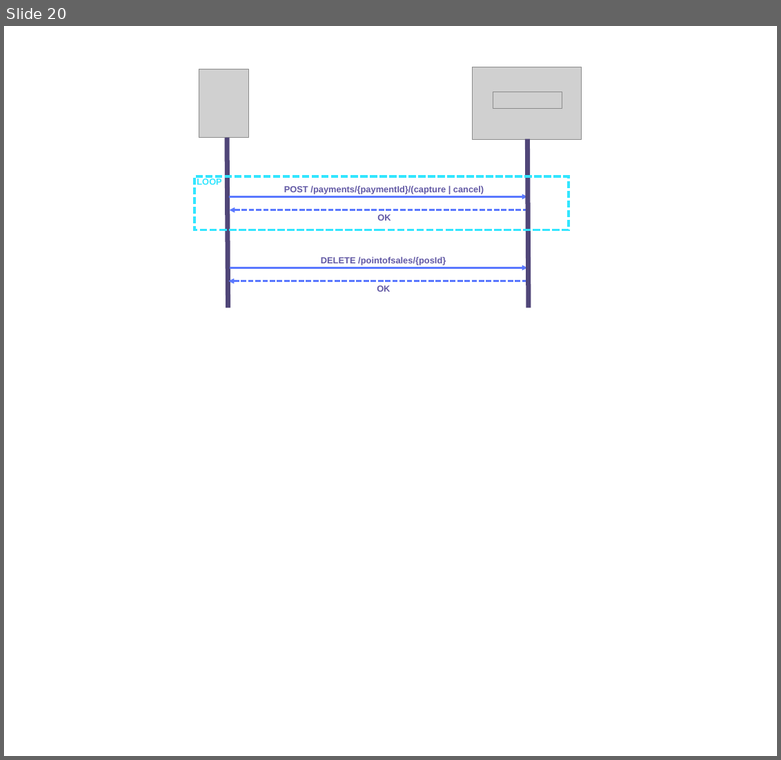
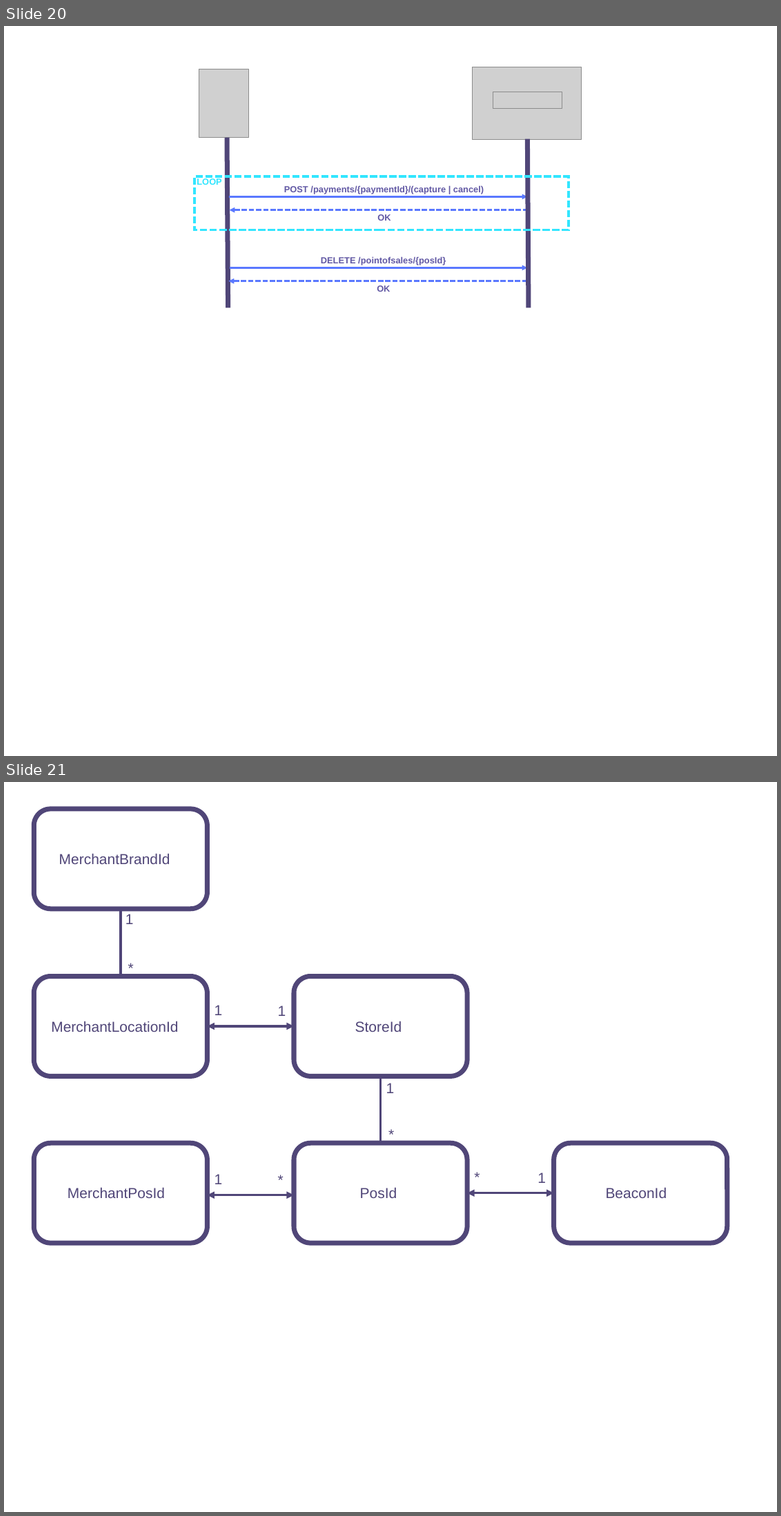
Before and after one commit to mcthuesen/MobilePay-PoS-v10, a slide deck: docs/assets/TitaniumFlows.pptx. Shown one above the other, each under a label of ours: slide 20 before the commit, slides 20 and 21 after it. The pictures are 781x760 and 781x1516 pixels, drawn with LibreOffice and Linux fonts; fonts in the diff are those of the drawing; grey boxes stand for pictures. Boxes give left, top, right and bottom in pixels: in the first picture for what was removed or moved away, otherwise in the second. Text is boxed around its words. In the diff, an @@ line names an element or a change of style, - is before the commit and + after.

```diff
--- a/docs/assets/TitaniumFlows.pptx
+++ b/docs/assets/TitaniumFlows.pptx
@@ slide 21 added at (4,782,777,1512), background #FFFFFF @@
@@ rounded rectangle added at (34,809,208,909), fill #FFFFFF, outline #504678 6 pt @@
@@ text added at (59,853,170,864), 18 pt, text #504678 @@
+MerchantBrandId
@@ line added from (121, 909) to (121, 976), #504678 3 pt @@
@@ text added at (125,914,134,924), 18 pt, text #504678 @@
+1
@@ text added at (128,959,134,976), 18 pt, text #504678 @@
+*
@@ rounded rectangle added at (34,976,208,1077), fill #FFFFFF, outline #504678 6 pt @@
@@ rounded rectangle added at (294,976,467,1077), fill #FFFFFF, outline #504678 6 pt @@
@@ text added at (214,1005,223,1015), 18 pt, text #504678 @@
+1
@@ text added at (278,1006,286,1016), 18 pt, text #504678 @@
+1
@@ text added at (51,1021,178,1032), 18 pt, text #504678 @@
+MerchantLocationId
@@ double arrow added from (208, 1027) to (294, 1027), #504678 3 pt @@
@@ text added at (355,1021,402,1032), 18 pt, text #504678 @@
+StoreId
@@ line added from (380, 1077) to (380, 1143), #504678 3 pt @@
@@ text added at (386,1083,395,1093), 18 pt, text #504678 @@
+1
@@ text added at (388,1126,395,1143), 18 pt, text #504678 @@
+*
@@ rounded rectangle added at (34,1143,208,1244), fill #FFFFFF, outline #504678 6 pt @@
@@ rounded rectangle added at (294,1143,467,1244), fill #FFFFFF, outline #504678 6 pt @@
@@ rounded rectangle added at (554,1143,727,1244), fill #FFFFFF, outline #504678 6 pt @@
@@ text added at (214,1174,223,1184), 18 pt, text #504678 @@
+1
@@ text added at (278,1171,284,1188), 18 pt, text #504678 @@
+*
@@ text added at (474,1168,481,1186), 18 pt, text #504678 @@
+*
@@ text added at (537,1173,546,1183), 18 pt, text #504678 @@
+1
@@ text added at (67,1187,165,1198), 18 pt, text #504678 @@
+MerchantPosId
@@ double arrow added from (208, 1195) to (294, 1195), #504678 3 pt @@
@@ text added at (360,1187,397,1198), 18 pt, text #504678 @@
+PosId
@@ double arrow added from (467, 1193) to (554, 1193), #504678 3 pt @@
@@ text added at (606,1187,667,1198), 18 pt, text #504678 @@
+BeaconId
```
